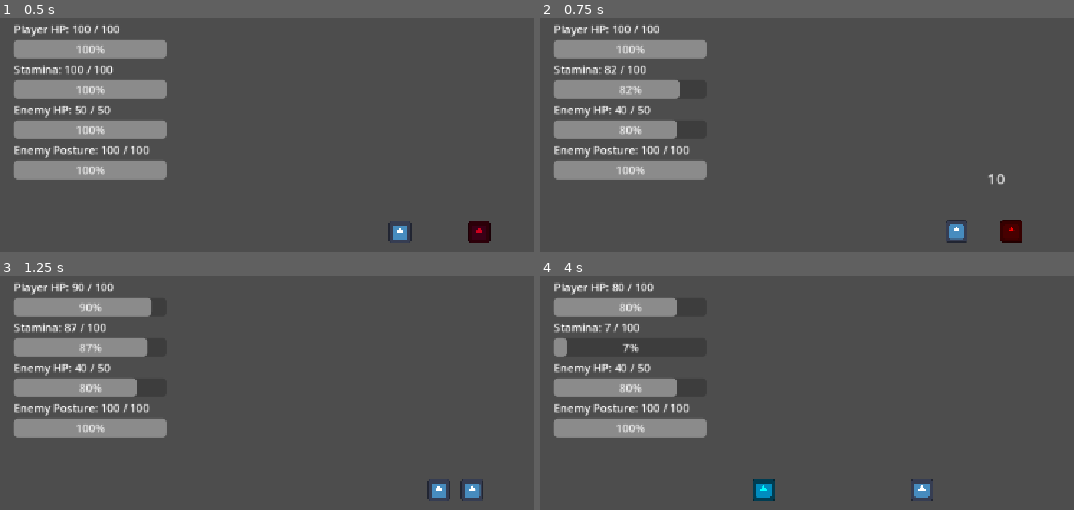
Above: before the commit, frames 1-4 (two rows, left to right).
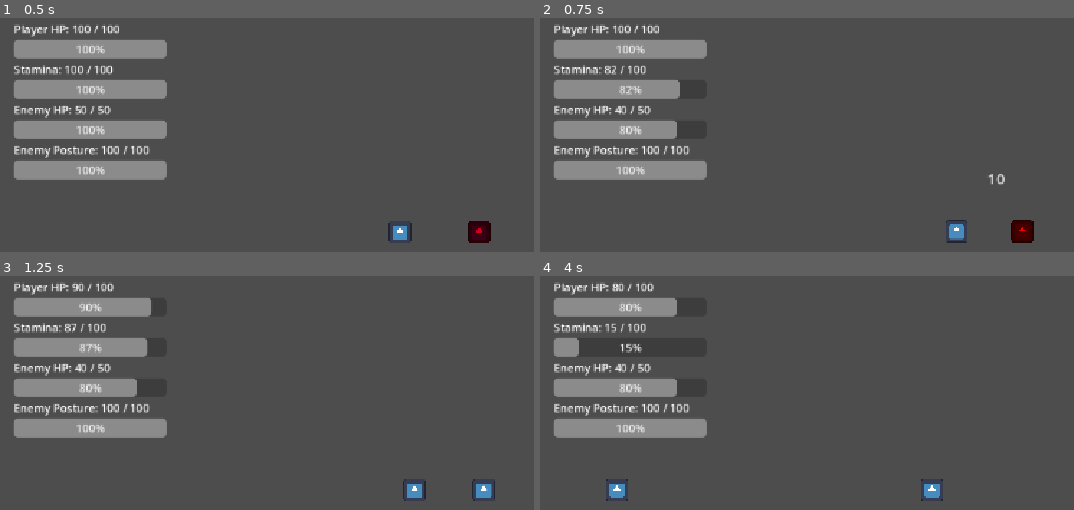
Above: after the commit, the same moments.

Repository: shanwinder/lastblade
Game: Godot game, scene res://scenes/main/Main.tscn
The game is run twice, just before and just after one commit, with the same random seed, the same clock (stepped at 60 frames per second) and the same inputs. The engine's default icon, where the game draws it, is replaced by a stand-in: a white triangle on a blue panel in a dark square.
Inputs:
- Up to frame 1 (0.5 s): no input
- Up to frame 2 (0.75 s): hold Right (ui_right) from 0.53 s (still down); tap J (attack) at 0.6 s
- Up to frame 3 (1.25 s): keep holding Right (ui_right); tap K (dash) at 0.8 s
- Up to frame 4 (4 s): tap K (dash) at 1.35, 3.05, 3.6 s; tap L (parry) at 1.55, 2.1, 3.8 s; tap Enter at 2 s; release Right (ui_right) at 2.03 s; hold Left (ui_left) from 2.03 s (still down); tap J (attack) at 2.3, 2.85 s

Frame 1 is identical in both runs. In frame 2, 0.4% of the frame differs, in the area x 86-93%, y 86-97%; in frame 3, 0.8%; in frame 4, 1.3%, in the area x 4-76%, y 20-97%.

Commit message:
Add knockback on hit for player and enemy
Introduce knockback mechanics for both EnemyDummy and Player: add exported knockback_force and knockback_time variables, state flags (is_knocked_back) and knockback_velocity. Integrate knockback into _physics_process to move characters while knocked back, call apply_knockback() from take_damage(), and implement apply_knockback() routines that set velocity, await a timer, and then clear the state. Enemy knockback respects death and posture-break states; Player knockback disables actions while active. Main.tscn was updated to expose the new exported properties (set to null) for both Player and Enemy nodes.

Diff:
--- a/last-blade-trial/EnemyDummy.gd
+++ b/last-blade-trial/EnemyDummy.gd
@@ -64,6 +64,12 @@
 # 0.08 แปลว่าเกมช้าลงมาก แต่ไม่หยุดสนิท
 @export var hit_stop_time_scale: float = 0.08
 
+# ความแรงที่ศัตรูจะกระเด็นเมื่อโดนผู้เล่นโจมตี
+@export var knockback_force: float = 220.0
+
+# ระยะเวลาที่ศัตรูจะถูก Knockback
+@export var knockback_time: float = 0.12
+
 # ความแรงกล้องสั่นเมื่อโจมตีปกติโดนศัตรู
 @export var normal_hit_camera_shake_strength: float = 4.0
 
@@ -92,7 +98,6 @@
 # อ้างอิง CollisionShape2D ของ AttackHitbox เพื่อเปิด/ปิดพื้นที่โจมตี
 @onready var attack_shape: CollisionShape2D = $AttackHitbox/CollisionShape2D
 
-
 # =========================
 # ตัวแปรสถานะ
 # =========================
@@ -123,6 +128,12 @@
 
 # ใช้เช็กว่าศัตรูกำลังชะงักจาก Parry อยู่หรือไม่
 var is_staggered: bool = false
+
+# ใช้เช็กว่าศัตรูกำลังถูก Knockback อยู่หรือไม่
+var is_knocked_back: bool = false
+
+# ความเร็ว Knockback ปัจจุบันของศัตรู
+var knockback_velocity: Vector2 = Vector2.ZERO
 
 # ใช้ล็อกไม่ให้ศัตรูเริ่มโจมตีรอบใหม่เร็วเกินไป
 var can_attack: bool = true
@@ -180,6 +191,12 @@
 		move_and_slide()
 		return
 
+	# ถ้าศัตรูกำลังถูก Knockback ให้ขยับตามแรงกระเด็น
+	if is_knocked_back:
+		velocity = knockback_velocity
+		move_and_slide()
+		return
+
 	# ถ้าผู้เล่นไม่อยู่แล้ว เช่น ตายไป ให้ศัตรูหยุด
 	if not is_instance_valid(player):
 		velocity.x = 0
@@ -223,9 +240,11 @@
 	velocity.y = 0
 	move_and_slide()
 
+
 func emit_enemy_stats() -> void:
 	# ส่งค่า HP และ Posture ของศัตรูไปให้ HUD
 	enemy_stats_changed.emit(current_hp, max_hp, current_posture, max_posture)
+
 
 func attack() -> void:
 	# ถ้ากำลังเตรียมโจมตี / กำลังโจมตี / กำลังชะงัก / ยังไม่พร้อมโจมตี ห้ามเริ่มโจมตีใหม่
@@ -305,6 +324,7 @@
 
 	# อนุญาตให้โจมตีรอบใหม่
 	can_attack = true
+
 
 func _on_attack_hitbox_area_entered(area: Area2D) -> void:
 	# เมื่อ hitbox ชน area อื่น ให้ส่งไปตรวจในฟังก์ชันกลาง
@@ -410,6 +430,7 @@
 	# อนุญาตให้โจมตีใหม่
 	can_attack = true
 
+
 func reduce_posture(amount: float) -> void:
 	# ถ้าศัตรูกำลัง Posture Break อยู่แล้ว ไม่ต้องลดซ้ำ
 	if is_posture_broken:
@@ -427,6 +448,7 @@
 	# ถ้า Posture หมด ให้เข้าสถานะ Break
 	if current_posture <= 0:
 		posture_break()
+
 
 func posture_break() -> void:
 	# ถ้า Break อยู่แล้ว ไม่ต้องเริ่มซ้ำ
@@ -481,6 +503,7 @@
 
 	can_attack = true
 
+
 func take_damage(amount: int) -> void:
 	# ถ้าศัตรูตายแล้ว ไม่รับดาเมจซ้ำ
 	if is_dead:
@@ -526,6 +549,9 @@
 
 	# ทำ Camera Shake เพื่อเพิ่มแรงกระแทกทางภาพ
 	apply_camera_shake(is_critical_hit)
+
+	# ทำ Knockback ให้ศัตรูถอยหลังเมื่อโดนตี
+	apply_knockback()
 
 	# ถ้า HP หมด ให้ตายทันที
 	# วางไว้ก่อน flash เพื่อไม่ให้ศัตรูกระพริบแล้วกลับมาขาวหลังตาย
@@ -539,6 +565,7 @@
 		flash_critical()
 	else:
 		flash_red()
+
 
 func flash_red() -> void:
 	# เปลี่ยนสีศัตรูเป็นแดงชั่วคราวเมื่อโดนตีปกติ
@@ -554,6 +581,7 @@
 			sprite_2d.modulate = Color.PURPLE
 		else:
 			sprite_2d.modulate = Color.WHITE
+
 
 func show_damage_popup(amount: int, is_critical_hit: bool) -> void:
 	# สร้าง Label ใหม่ขึ้นมาเพื่อใช้แสดงตัวเลขดาเมจ
@@ -629,6 +657,43 @@
 	# คืนความเร็วเกมกลับเป็นปกติ
 	Engine.time_scale = 1.0
 
+func apply_knockback() -> void:
+	# ถ้าศัตรูตายแล้ว ไม่ต้อง Knockback
+	if is_dead:
+		return
+
+	# ถ้าศัตรูกำลัง Posture Break อยู่ ไม่ต้องผลักแรงมาก
+	# เพราะช่วง Break ต้องการให้ศัตรูหยุดนิ่งเพื่อเปิดช่อง Critical
+	if is_posture_broken:
+		return
+
+	# ถ้าไม่มี Player แล้ว ไม่ต้องคำนวณทิศ
+	if not is_instance_valid(player):
+		return
+
+	# คำนวณทิศกระเด็น
+	# ถ้าศัตรูอยู่ขวาของ Player ให้กระเด็นไปทางขวา
+	# ถ้าศัตรูอยู่ซ้ายของ Player ให้กระเด็นไปทางซ้าย
+	var direction := sign(global_position.x - player.global_position.x)
+
+	# ถ้าทับตำแหน่งกันพอดี ให้ใช้ทิศที่ศัตรูหันอยู่แทน
+	if direction == 0:
+		direction = facing_direction
+
+	# ตั้งค่าแรง Knockback
+	knockback_velocity = Vector2(direction * knockback_force, 0)
+
+	# เริ่มสถานะ Knockback
+	is_knocked_back = true
+
+	# รอระยะเวลา Knockback
+	await get_tree().create_timer(knockback_time).timeout
+
+	# ถ้าศัตรูยังอยู่ ให้จบ Knockback
+	if is_instance_valid(self):
+		is_knocked_back = false
+		knockback_velocity = Vector2.ZERO
+
 func apply_camera_shake(is_critical_hit: bool) -> void:
 	# ตั้งค่ากล้องสั่นเริ่มต้นเป็นแบบโจมตีปกติ
 	var strength := normal_hit_camera_shake_strength
@@ -642,6 +707,7 @@
 	# เรียกกล้องที่อยู่ใน group game_camera ให้สั่น
 	# ถ้าในฉากยังไม่มีกล้อง group นี้ คำสั่งนี้จะไม่ error แค่ไม่มีอะไรเกิดขึ้น
 	get_tree().call_group("game_camera", "shake", strength, duration)
+
 
 func flash_critical() -> void:
 	# เปลี่ยนสีศัตรูเป็นสีส้มทอง เพื่อแสดงว่าโดน Critical
@@ -657,6 +723,7 @@
 			sprite_2d.modulate = Color.PURPLE
 		else:
 			sprite_2d.modulate = Color.WHITE
+
 
 func die() -> void:
 	# ถ้าตายไปแล้ว ไม่ต้องทำซ้ำ
--- a/last-blade-trial/player.gd
+++ b/last-blade-trial/player.gd
@@ -64,6 +64,12 @@
 # ระยะเวลากล้องสั่นเมื่อ Player โดนโจมตี
 @export var player_hit_camera_shake_duration: float = 0.15
 
+# ความแรงที่ Player จะกระเด็นเมื่อโดนศัตรูโจมตี
+@export var player_knockback_force: float = 260.0
+
+# ระยะเวลาที่ Player จะถูก Knockback
+@export var player_knockback_time: float = 0.14
+
 # =========================
 # อ้างอิง Node ต่าง ๆ
 # =========================
@@ -111,6 +117,12 @@
 # ป้องกันไม่ให้ die() ทำงานซ้ำหลายรอบ
 var is_dead: bool = false
 
+# ใช้เช็กว่า Player กำลังถูก Knockback อยู่หรือไม่
+var is_knocked_back: bool = false
+
+# ความเร็ว Knockback ปัจจุบันของ Player
+var knockback_velocity: Vector2 = Vector2.ZERO
+
 # ทิศที่ผู้เล่นหันหน้าอยู่ 1 = ขวา, -1 = ซ้าย
 var facing_direction: int = 1
 
@@ -149,6 +161,18 @@
 func _physics_process(_delta: float) -> void:
 	# ฟื้น Stamina ทุกเฟรม
 	regenerate_stamina(_delta)
+
+	# ถ้า Player ตายแล้ว ไม่ต้องควบคุมต่อ
+	if is_dead:
+		velocity = Vector2.ZERO
+		move_and_slide()
+		return
+
+	# ถ้า Player กำลังถูก Knockback ให้ขยับตามแรงกระเด็น
+	if is_knocked_back:
+		velocity = knockback_velocity
+		move_and_slide()
+		return
 
 	# ถ้ากำลัง Dash อยู่ ให้เคลื่อนที่ด้วยความเร็ว Dash
 	# และไม่รับ input เดินปกติชั่วคราว
@@ -403,6 +427,9 @@
 
 	# แจ้ง HUD ว่า HP เปลี่ยนแล้ว
 	emit_stats()
+
+	# ทำ Knockback ให้ Player กระเด็นเมื่อโดนโจมตี
+	apply_knockback()
 
 	# ทำ Camera Shake เมื่อ Player โดนโจมตี
 	get_tree().call_group(
@@ -419,6 +446,44 @@
 	if current_hp <= 0:
 		die()
 
+func apply_knockback() -> void:
+	# ถ้า Player ตายแล้ว ไม่ต้อง Knockback
+	if is_dead:
+		return
+
+	# หา EnemyDummy จาก Main
+	var enemy = get_parent().get_node_or_null("EnemyDummy")
+
+	# ถ้าไม่มีศัตรูแล้ว ไม่ต้องทำ Knockback
+	if enemy == null:
+		return
+
+	# คำนวณทิศกระเด็น
+	# ถ้า Player อยู่ซ้ายของศัตรู ให้กระเด็นไปทางซ้าย
+	# ถ้า Player อยู่ขวาของศัตรู ให้กระเด็นไปทางขวา
+	var direction := sign(global_position.x - enemy.global_position.x)
+
+	# ถ้าทับตำแหน่งกันพอดี ให้ถอยไปทิศตรงข้ามกับที่ Player หัน
+	if direction == 0:
+		direction = -facing_direction
+
+	# ตั้งแรง Knockback
+	knockback_velocity = Vector2(direction * player_knockback_force, 0)
+
+	# เริ่มสถานะ Knockback
+	is_knocked_back = true
+
+	# ปิด action ระหว่างกระเด็น
+	is_attacking = false
+	is_parrying = false
+
+	# รอระยะเวลา Knockback
+	await get_tree().create_timer(player_knockback_time).timeout
+
+	# ถ้า Player ยังอยู่ ให้จบ Knockback
+	if is_instance_valid(self):
+		is_knocked_back = false
+		knockback_velocity = Vector2.ZERO
 
 func flash_red() -> void:
 	# เปลี่ยนสีตัวละครเป็นสีแดงชั่วคราว
--- a/last-blade-trial/scenes/main/Main.tscn
+++ b/last-blade-trial/scenes/main/Main.tscn
@@ -29,6 +29,25 @@
 [node name="Player" type="CharacterBody2D" parent="." unique_id=1479619094]
 position = Vector2(576, 324)
 script = ExtResource("1_nha0i")
+speed = null
+dash_speed = null
+dash_time = null
+dash_cooldown = null
+attack_damage = null
+max_hp = null
+max_stamina = null
+stamina_regen_rate = null
+attack_stamina_cost = null
+dash_stamina_cost = null
+parry_stamina_cost = null
+parry_active_time = null
+parry_recovery_time = null
+attack_active_time = null
+attack_recovery_time = null
+player_hit_camera_shake_strength = null
+player_hit_camera_shake_duration = null
+player_knockback_force = null
+player_knockback_time = null
 
 [node name="Sprite2D" type="Sprite2D" parent="Player" unique_id=322533980]
 scale = Vector2(0.25, 0.25)
@@ -52,6 +71,28 @@
 [node name="EnemyDummy" type="CharacterBody2D" parent="." unique_id=842392976]
 position = Vector2(750, 324)
 script = ExtResource("3_q24mn")
+max_hp = null
+move_speed = null
+stop_distance = null
+attack_damage = null
+attack_windup_time = null
+attack_active_time = null
+attack_cooldown = null
+stagger_time = null
+stagger_recover_time = null
+max_posture = null
+posture_damage_from_parry = null
+posture_break_time = null
+critical_damage_multiplier = null
+normal_hit_stop_time = null
+critical_hit_stop_time = null
+hit_stop_time_scale = null
+knockback_force = null
+knockback_time = null
+normal_hit_camera_shake_strength = null
+normal_hit_camera_shake_duration = null
+critical_hit_camera_shake_strength = null
+critical_hit_camera_shake_duration = null
 
 [node name="Sprite2D" type="Sprite2D" parent="EnemyDummy" unique_id=1279923162]
 modulate = Color(0.808973, 0, 0.118325256, 1)
